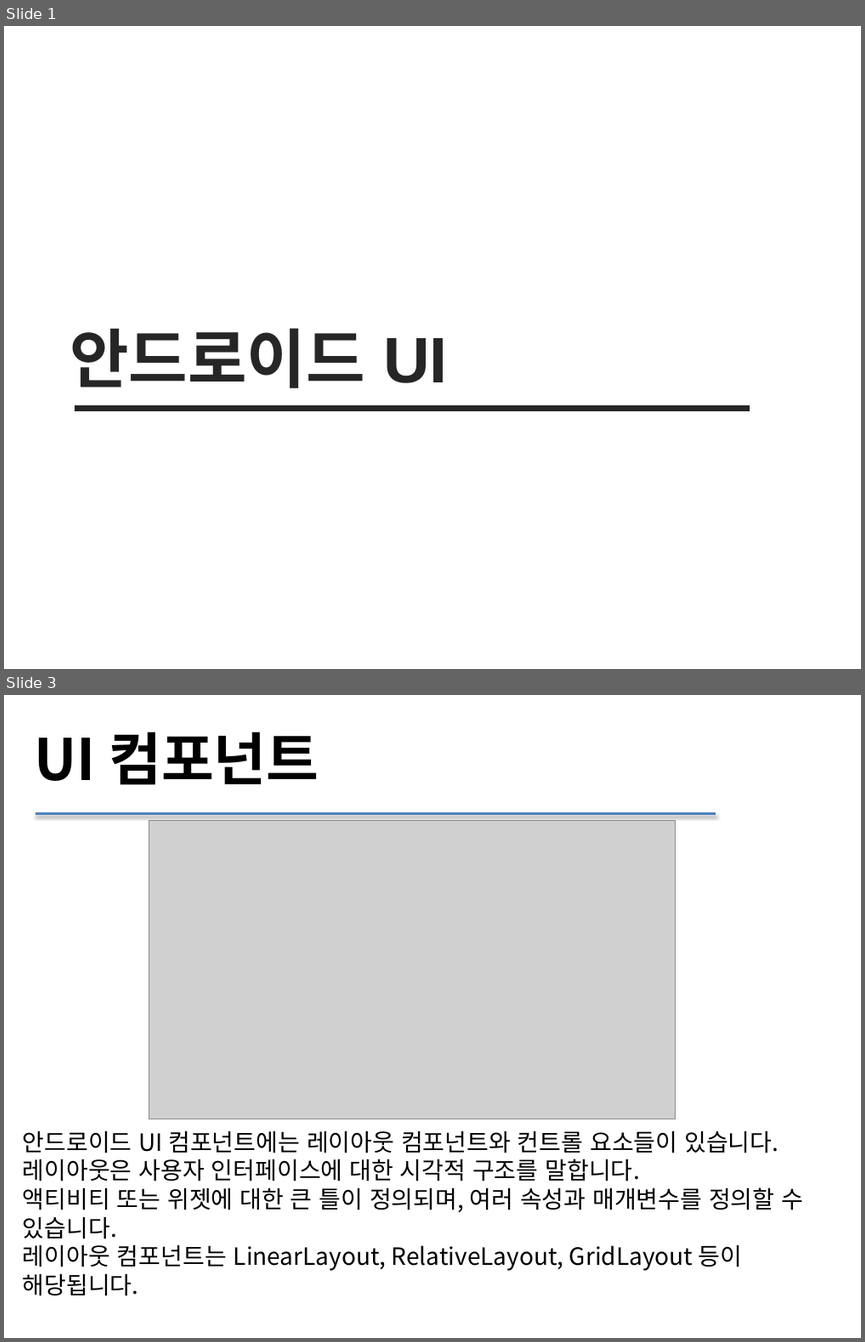
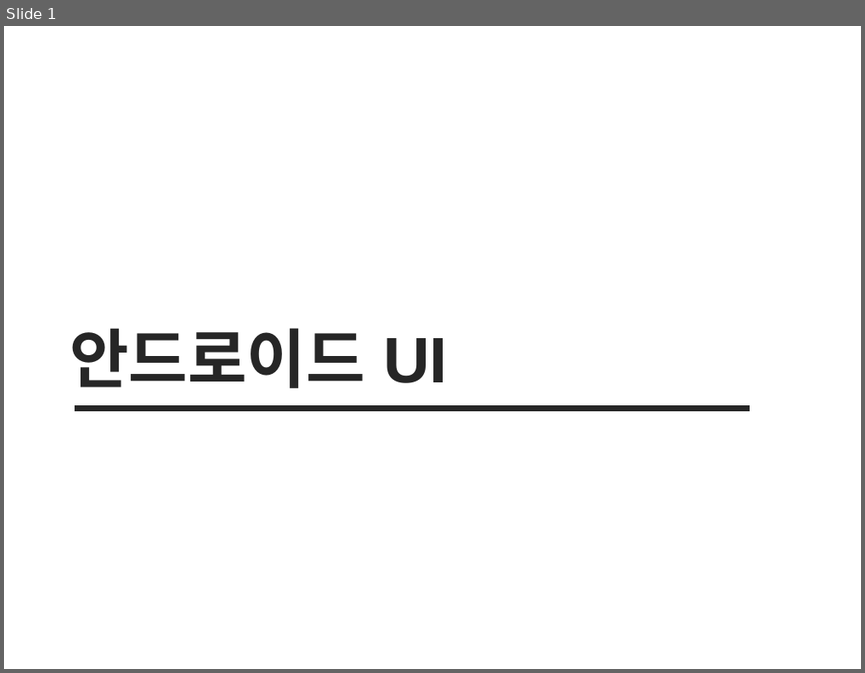
Before and after one commit to sc545/Beacon, a slide deck: 안드로이드 UI.pptx. Shown one above the other, each under a label of ours: slides 1 and 3 before the commit, slide 1 after it; the slides between them are not shown. The pictures are 865x1342 and 865x673 pixels, drawn with LibreOffice and Linux fonts; fonts in the diff are those of the drawing; grey boxes stand for pictures. Boxes give left, top, right and bottom in pixels: in the first picture for what was removed or moved away, otherwise in the second. Text is boxed around its words. In the diff, an @@ line names an element or a change of style, - is before the commit and + after.

```diff
--- a/안드로이드 UI.pptx
+++ b/안드로이드 UI.pptx
@@ slide 3 removed at (4, 695, 861, 1338), background #FFFFFF @@
@@ text removed at (35, 732, 318, 785) @@
-UI 컴포넌트
@@ line removed from (35, 814) to (716, 814) @@
@@ picture removed at (148, 821, 675, 1119) @@
@@ text removed at (23, 1130, 803, 1296) @@
-안드로이드 UI 컴포넌트에는 레이아웃 컴포넌트와 컨트롤 요소들이 있습니다.
-레이아웃은 사용자 인터페이스에 대한 시각적 구조를 말합니다.
-액티비티 또는 위젯에 대한 큰 틀이 정의되며, 여러 속성과 매개변수를 정의할 수 있습니다.
-레이아웃 컴포넌트는 LinearLayout, RelativeLayout, GridLayout 등이 해당됩니다.
```
Also in this commit, not shown: 19 slides added, 14 other slides removed, 1 other file.
